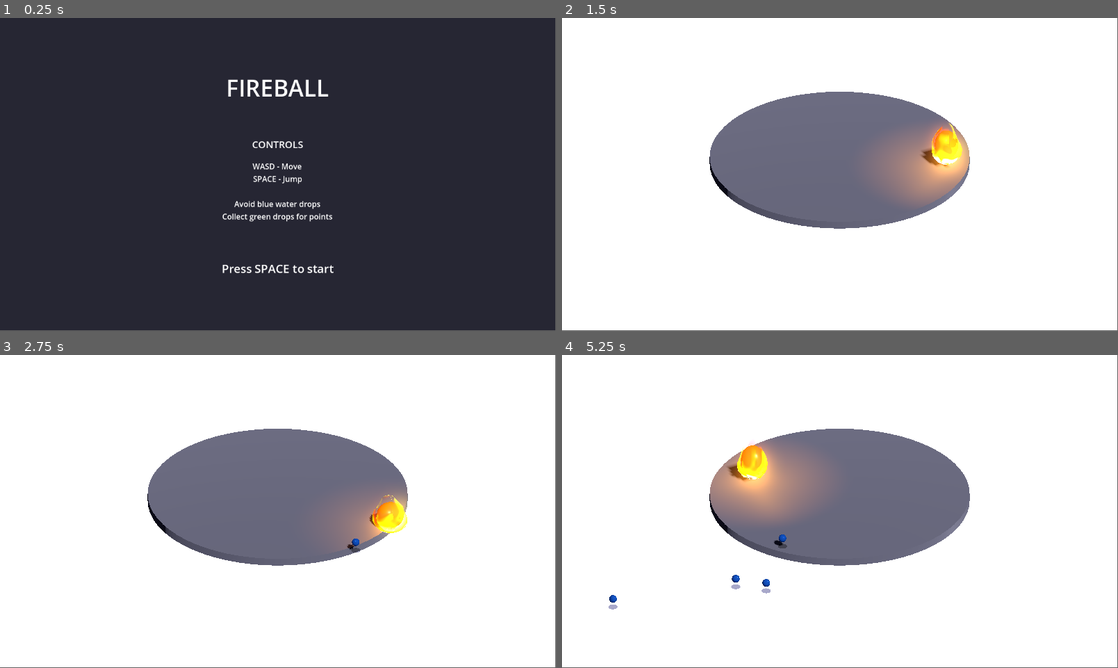
Above: before the commit, frames 1-4 (two rows, left to right).
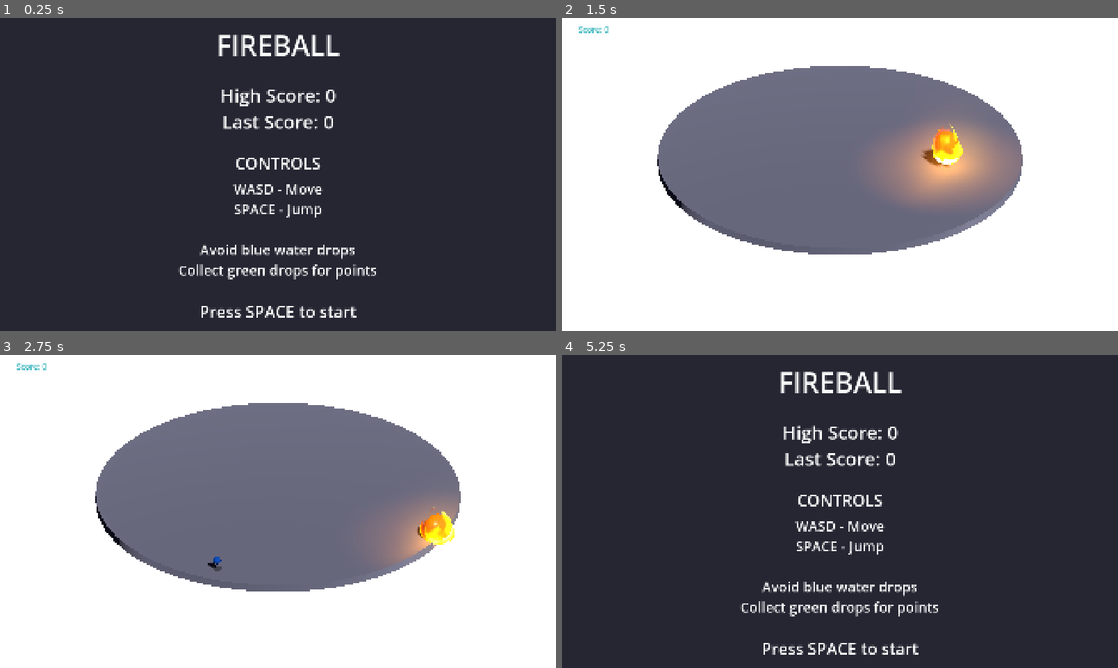
Above: after the commit, the same moments.

Repository: cquehl/GodotJam
Game: Godot game, scene res://scenes/title_screen.tscn
The game is run twice, just before and just after one commit, with the same random seed, the same clock (stepped at 60 frames per second) and the same inputs.
Inputs:
- Up to frame 1 (0.25 s): no input
- Up to frame 2 (1.5 s): tap Space (jump) at 0.5, 0.6, 0.77, 1.07, 1.35 s; hold D (move_right) 0.53-1.28 s; hold S (move_down) from 1.28 s (still down)
- Up to frame 3 (2.75 s): tap Space (jump) at 1.52, 1.82, 2.1 s; release S (move_down) at 2.03 s; hold D (move_right) from 2.03 s (still down)
- Up to frame 4 (5.25 s): release D (move_right) at 2.78 s; hold W (move_up) 2.78-3.53 s; tap Space (jump) at 2.85, 3.02, 3.32, 3.6, 3.77, 4.07, 4.35, 4.52, 4.82, 5.1 s; hold A (move_left) 3.53-5.03 s; hold S (move_down) from 5.03 s (still down)
In our replay, the window is 799x449 before the commit and 800x450 after it. These sizes can differ from the game's own. Grey fills any space a smaller window leaves; there, only what the larger window draws over its background counts as a difference.

The runs differ from the first frame. In frame 1, 5.0% of the frame differs, in the area x 32-68%, y 5-96%; in frame 2, 16%; in frame 3, 17%; in frame 4, 99%, in the area x 0-100%, y 0-100%.

Commit message:
game is in a balanced state

Diff:
--- a/godot-jam/project.godot
+++ b/godot-jam/project.godot
@@ -11,9 +11,24 @@
 [application]
 
 config/name="GodotJam"
-config/features=PackedStringArray("4.3", "Mobile")
 run/main_scene="res://scenes/title_screen.tscn"
+config/features=PackedStringArray("4.5", "Mobile")
 config/icon="res://icon.svg"
+
+[autoload]
+
+GameManager="*res://scripts/game_manager.gd"
+
+[display]
+
+window/size/viewport_width=1920
+window/size/viewport_height=1080
+window/stretch/mode="canvas_items"
+window/stretch/aspect="expand"
+
+[dotnet]
+
+project/assembly_name="GodotJam"
 
 [input]
 
@@ -43,14 +58,6 @@
 ]
 }
 
-[autoload]
-
-GameManager="*res://scripts/game_manager.gd"
-
-[dotnet]
-
-project/assembly_name="GodotJam"
-
 [rendering]
 
 renderer/rendering_method="mobile"
--- a/godot-jam/scenes/game_3d.tscn
+++ b/godot-jam/scenes/game_3d.tscn
@@ -2,11 +2,8 @@
 
 [ext_resource type="Script" uid="uid://cj2n810in24kt" path="res://scripts/orb_controller_3d.gd" id="1_controller"]
 [ext_resource type="PackedScene" path="res://fire/fire.tscn" id="2_fire"]
-[ext_resource type="Script" path="res://scripts/droplet_spawner.gd" id="3_spawner"]
-[ext_resource type="Script" path="res://scripts/score_ui.gd" id="4_score_ui"]
-
-[sub_resource type="SphereShape3D" id="SphereShape_orb"]
-radius = 0.5
+[ext_resource type="Script" uid="uid://cord3pj7715bo" path="res://scripts/droplet_spawner.gd" id="3_spawner"]
+[ext_resource type="Script" uid="uid://cepw50j0ie6bd" path="res://scripts/score_ui.gd" id="4_score_ui"]
 
 [sub_resource type="Environment" id="Environment_1"]
 background_mode = 1
@@ -40,6 +37,8 @@
 emission = Color(1, 0.4, 0, 1)
 emission_energy_multiplier = 0.8
 
+[sub_resource type="SphereShape3D" id="SphereShape_orb"]
+
 [node name="Game3D" type="Node3D"]
 script = ExtResource("1_controller")
 
@@ -71,7 +70,6 @@
 transform = Transform3D(0.5, 0, 0, 0, 0.5, 0, 0, 0, 0.5, 0, -0.2, 0)
 
 [node name="Area3D" type="Area3D" parent="Orb"]
-collision_layer = 1
 collision_mask = 2
 
 [node name="CollisionShape3D" type="CollisionShape3D" parent="Orb/Area3D"]
@@ -90,6 +88,8 @@
 offset_top = 20.0
 offset_right = 200.0
 offset_bottom = 60.0
+theme_override_colors/font_color = Color(0.19496703, 0.700714, 0.7298409, 1)
 theme_override_font_sizes/font_size = 28
 text = "Score: 0"
+horizontal_alignment = 1
 script = ExtResource("4_score_ui")
--- a/godot-jam/scenes/title_screen.tscn
+++ b/godot-jam/scenes/title_screen.tscn
@@ -1,6 +1,7 @@
-[gd_scene load_steps=2 format=3 uid="uid://cogadmqbvlo3d"]
+[gd_scene load_steps=3 format=3 uid="uid://cogadmqbvlo3d"]
 
 [ext_resource type="Script" uid="uid://iemygkek07kc" path="res://scripts/title_screen.gd" id="1_script"]
+[ext_resource type="Script" uid="uid://ck0el5ragllwl" path="res://scripts/high_score.gd" id="2_sa3yf"]
 
 [node name="TitleScreen" type="Control"]
 layout_mode = 3
@@ -27,19 +28,30 @@
 anchor_top = 0.5
 anchor_right = 0.5
 anchor_bottom = 0.5
-offset_left = -200.0
-offset_top = -150.0
-offset_right = 200.0
-offset_bottom = 150.0
+offset_left = -500.0
+offset_top = -400.0
+offset_right = 500.0
+offset_bottom = 400.0
 grow_horizontal = 2
 grow_vertical = 2
-theme_override_constants/separation = 20
+theme_override_constants/separation = 16
 
 [node name="Title" type="Label" parent="VBox"]
 layout_mode = 2
-theme_override_font_sizes/font_size = 48
+theme_override_font_sizes/font_size = 96
 text = "FIREBALL"
 horizontal_alignment = 1
+
+[node name="Spacer0" type="Control" parent="VBox"]
+custom_minimum_size = Vector2(0, 30)
+layout_mode = 2
+
+[node name="High Score" type="Label" parent="VBox"]
+layout_mode = 2
+theme_override_font_sizes/font_size = 64
+text = "Score:"
+horizontal_alignment = 1
+script = ExtResource("2_sa3yf")
 
 [node name="Spacer" type="Control" parent="VBox"]
 custom_minimum_size = Vector2(0, 30)
@@ -47,13 +59,13 @@
 
 [node name="Controls" type="Label" parent="VBox"]
 layout_mode = 2
-theme_override_font_sizes/font_size = 20
+theme_override_font_sizes/font_size = 56
 text = "CONTROLS"
 horizontal_alignment = 1
 
 [node name="ControlsList" type="Label" parent="VBox"]
 layout_mode = 2
-theme_override_font_sizes/font_size = 16
+theme_override_font_sizes/font_size = 48
 text = "WASD - Move
 SPACE - Jump
 
@@ -67,6 +79,6 @@
 
 [node name="StartPrompt" type="Label" parent="VBox"]
 layout_mode = 2
-theme_override_font_sizes/font_size = 24
+theme_override_font_sizes/font_size = 56
 text = "Press SPACE to start"
 horizontal_alignment = 1
--- a/godot-jam/scripts/droplet_spawner.gd
+++ b/godot-jam/scripts/droplet_spawner.gd
@@ -18,16 +18,18 @@
 	GameManager.score_changed.connect(_on_score_changed)
 
 func _on_score_changed(new_score: int) -> void:
-	if new_score >= 10:
-		var count := 6 if randi() % 2 == 0 else 8
-		_spawn_targeted_barrage(count)
-	elif new_score >= 7:
-		# Fire multiple targeted large droplets (3 or 5) with 1 second apart
-		var count := 3 if randi() % 2 == 0 else 5
-		_spawn_targeted_barrage(count)
-	elif new_score >= 5:
-		# Fire a single targeted large droplet
-		_spawn_targeted_droplet()
+	if new_score < 3:
+		return
+	var count := 1
+	if new_score < 5:
+		count = 1
+	elif new_score <= 10:
+		count = 2 if randi() % 2 == 0 else 3
+	else:
+		count = randi() % 5 + 5
+	_spawn_targeted_barrage(count)
+
+
 
 func _spawn_targeted_droplet() -> void:
 	if orb == null:
@@ -35,6 +37,35 @@
 	var droplet = droplet_scene.instantiate()
 	add_child(droplet)
 	droplet.make_large()
+
+	var radius: float = GameManager.platform_radius
+	var spawn_distance := radius + 4.0
+
+	# Get current orb position as target
+	var target_xz := Vector2(orb.position.x, orb.position.z)
+
+	# Pick a random spawn angle
+	var spawn_angle: float = randf() * TAU
+	var spawn_pos := Vector3(
+		cos(spawn_angle) * spawn_distance,
+		0.3,
+		sin(spawn_angle) * spawn_distance
+	)
+
+	# Direction towards orb
+	var target_pos := Vector3(target_xz.x, 0.3, target_xz.y)
+
+	droplet.position = spawn_pos
+	droplet.speed = targeted_droplet_speed
+	droplet.set_direction(target_pos - spawn_pos)
+
+
+func _spawn_huge_targeted_droplet() -> void:
+	if orb == null:
+		return
+	var droplet = droplet_scene.instantiate()
+	add_child(droplet)
+	droplet.make_huge()
 
 	var radius: float = GameManager.platform_radius
 	var spawn_distance := radius + 4.0
@@ -81,8 +112,22 @@
 	add_child(droplet)
 
 	# 1 in 7 chance to be a green collectible
-	if randi() % 7 == 0:
+	#if randi() % 7 == 0:
+		#droplet.make_collectible()
+
+	# As score increases, bigger drops become more likely
+	var huge_chance = mini(GameManager.score, 30)  # 0-30%
+	var large_chance = mini(GameManager.score * 2, 40)  # 0-40%
+
+	var is_collectible := false
+	var roll = randi() % 100
+	if randi() % 5 == 0:
 		droplet.make_collectible()
+		is_collectible = true
+	elif roll < huge_chance:
+		droplet.make_huge()
+	elif roll <  large_chance:
+		droplet.make_large()
 
 	var radius: float = GameManager.platform_radius
 
@@ -90,10 +135,11 @@
 	var spawn_angle: float = randf() * TAU
 
 	# Target angle: weighted toward center-crossing (0 offset = direct center)
-	# Use squared random to bias toward smaller offsets (center-crossing)
 	var t: float = randf()
 	t = t * t  # Squaring biases toward 0 (center-crossing paths)
-	var angle_offset: float = lerpf(PI * 0.05, PI * 0.6, t)  # Range from near-center to edge
+	# Collectibles always cross through center, others can edge-graze
+	var max_offset := PI * 0.15 if is_collectible else PI * 0.6
+	var angle_offset: float = lerpf(PI * 0.05, max_offset, t)
 	if randf() > 0.5:
 		angle_offset = -angle_offset
 	var target_angle: float = spawn_angle + PI + angle_offset
@@ -106,11 +152,16 @@
 		sin(spawn_angle) * spawn_distance
 	)
 
-	var target_pos := Vector3(
-		cos(target_angle) * spawn_distance,
-		0.3,
-		sin(target_angle) * spawn_distance
-	)
+	var target_pos: Vector3
+	# 1 in 12 chance to target the player
+	if randi() % 12 == 0 and orb != null:
+		target_pos = Vector3(orb.position.x, 0.3, orb.position.z)
+	else:
+		target_pos = Vector3(
+			cos(target_angle) * spawn_distance,
+			0.3,
+			sin(target_angle) * spawn_distance
+		)
 
 	# Set droplet position and direction
 	droplet.position = spawn_pos
--- a/godot-jam/scripts/game_manager.gd
+++ b/godot-jam/scripts/game_manager.gd
@@ -3,7 +3,7 @@
 # =============================================================================
 # PLATFORM SETTINGS (3D)
 # =============================================================================
-var platform_radius: float = 5.0  # Radius of the circular platform
+var platform_radius: float = 7  # Radius of the circular platform
 
 # =============================================================================
 # ORB SETTINGS (3D)
@@ -19,6 +19,10 @@
 # =============================================================================
 var score: int = 0
 var is_paused: bool = false
+var high_score: int = 0
+var last_score: int = 0
+var game_time: float = 0.0
+var game_active: bool = false
 # =============================================================================
 # SIGNALS
 # =============================================================================
@@ -42,11 +46,20 @@
 	get_tree().paused = is_paused
 	game_paused.emit(is_paused)
 
+func _process(delta: float) -> void:
+	if game_active and not is_paused:
+		game_time += delta
+
 func game_over() -> void:
-	# Return to title screen
+	game_active = false
+	last_score = score
+	if high_score < score:
+		high_score = score
 	get_tree().change_scene_to_file("res://scenes/title_screen.tscn")
 	reset_score()
 
 func start_game() -> void:
 	reset_score()
+	game_time = 0.0
+	game_active = true
 	get_tree().change_scene_to_file("res://scenes/game_3d.tscn")
--- /dev/null
+++ b/godot-jam/scripts/high_score.gd
@@ -0,0 +1,4 @@
+extends Label
+
+func _ready() -> void:
+	text = "High Score: %d\nLast Score: %d" % [GameManager.high_score, GameManager.last_score]
--- a/godot-jam/scripts/orb_controller_3d.gd
+++ b/godot-jam/scripts/orb_controller_3d.gd
@@ -30,6 +30,11 @@
 const JUMP_BUFFER_TIME: float = 0.12  # Seconds to buffer jump before landing
 const JUMP_CUT_MULTIPLIER: float = 0.4  # Velocity multiplier when releasing jump early
 const SQUASH_AMOUNT: float = 0.3  # How much to squash/stretch
+
+func _ready() -> void:
+	# Scale platform to match GameManager radius (mesh default is 5.0)
+	var scale_factor := GameManager.platform_radius / 5.0
+	platform.scale = Vector3(scale_factor, 1.0, scale_factor)
 
 func _process(delta: float) -> void:
 	_handle_movement(delta)
--- a/godot-jam/scripts/title_screen.gd
+++ b/godot-jam/scripts/title_screen.gd
@@ -1,5 +1,19 @@
 extends Control
 
+const GAME_SCENE_PATH := "res://scenes/game_3d.tscn"
+
+var is_loading := false
+@onready var start_prompt: Label = $VBox/StartPrompt
+
 func _process(_delta: float) -> void:
+	if is_loading:
+		var status := ResourceLoader.load_threaded_get_status(GAME_SCENE_PATH)
+		if status == ResourceLoader.THREAD_LOAD_LOADED:
+			var scene := ResourceLoader.load_threaded_get(GAME_SCENE_PATH) as PackedScene
+			get_tree().change_scene_to_packed(scene)
+		return
+
 	if Input.is_action_just_pressed("jump"):
-		get_tree().change_scene_to_file("res://scenes/game_3d.tscn")
+		is_loading = true
+		start_prompt.text = "Loading..."
+		ResourceLoader.load_threaded_request(GAME_SCENE_PATH)
--- a/godot-jam/scripts/water_droplet.gd
+++ b/godot-jam/scripts/water_droplet.gd
@@ -54,6 +54,23 @@
 	mat.emission_energy_multiplier = 0.8
 	mesh.set_surface_override_material(0, mat)
 
+func make_huge() -> void:
+	# Scale up the droplet and shadow
+	var large_scale := 5
+	mesh.scale = Vector3.ONE * large_scale
+	shadow.scale = Vector3(large_scale, 1.0, large_scale)
+	# Increase collision size
+	var collision_shape := $CollisionShape3D as CollisionShape3D
+	var sphere := collision_shape.shape as SphereShape3D
+	sphere = sphere.duplicate()
+	sphere.radius *= large_scale
+	collision_shape.shape = sphere
+	# Make it more visible with brighter emission
+	var mat := mesh.get_surface_override_material(0).duplicate() as StandardMaterial3D
+	mat.emission_energy_multiplier = 0.8
+	mesh.set_surface_override_material(0, mat)
+
+
 func _on_body_entered(_body: Node3D) -> void:
 	_handle_collision()
 
Not shown, added: godot-jam/scripts/high_score.gd.uid
Not shown, changed: README.md
Not shown, added: godot-jam/.DS_Store
